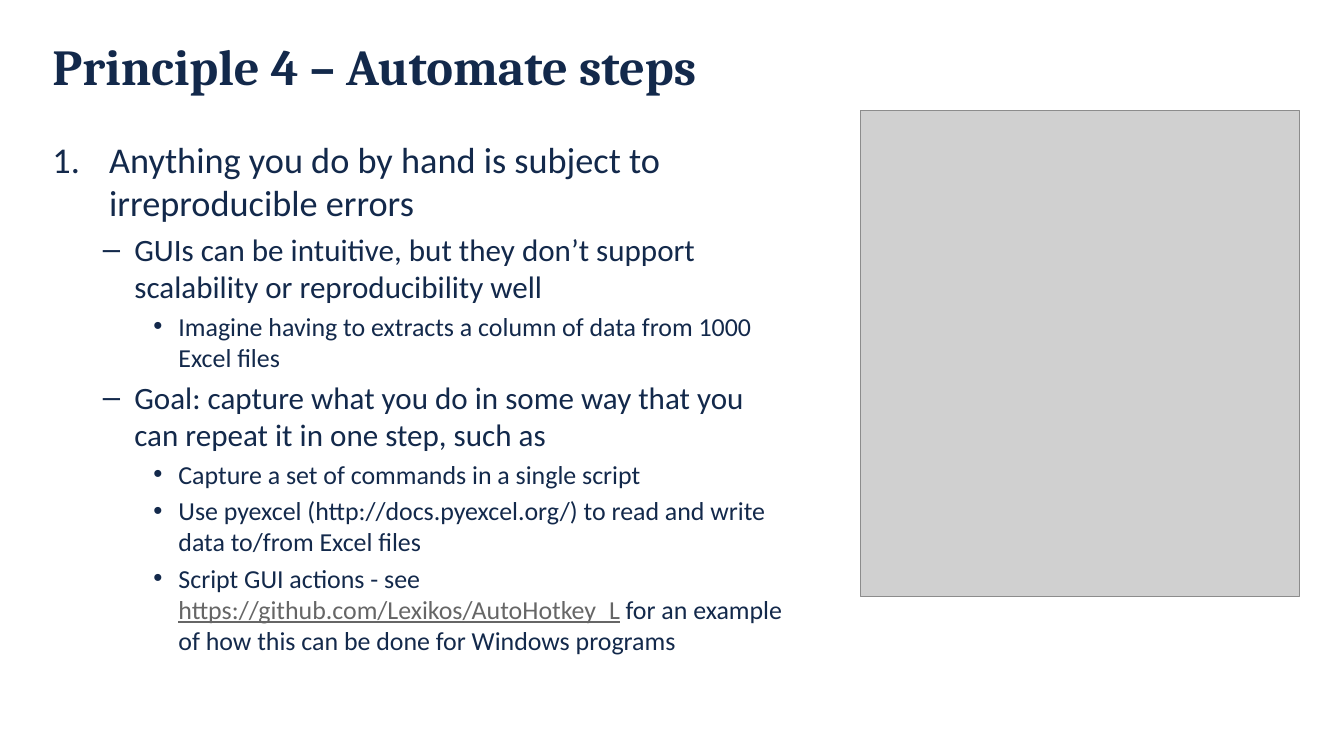
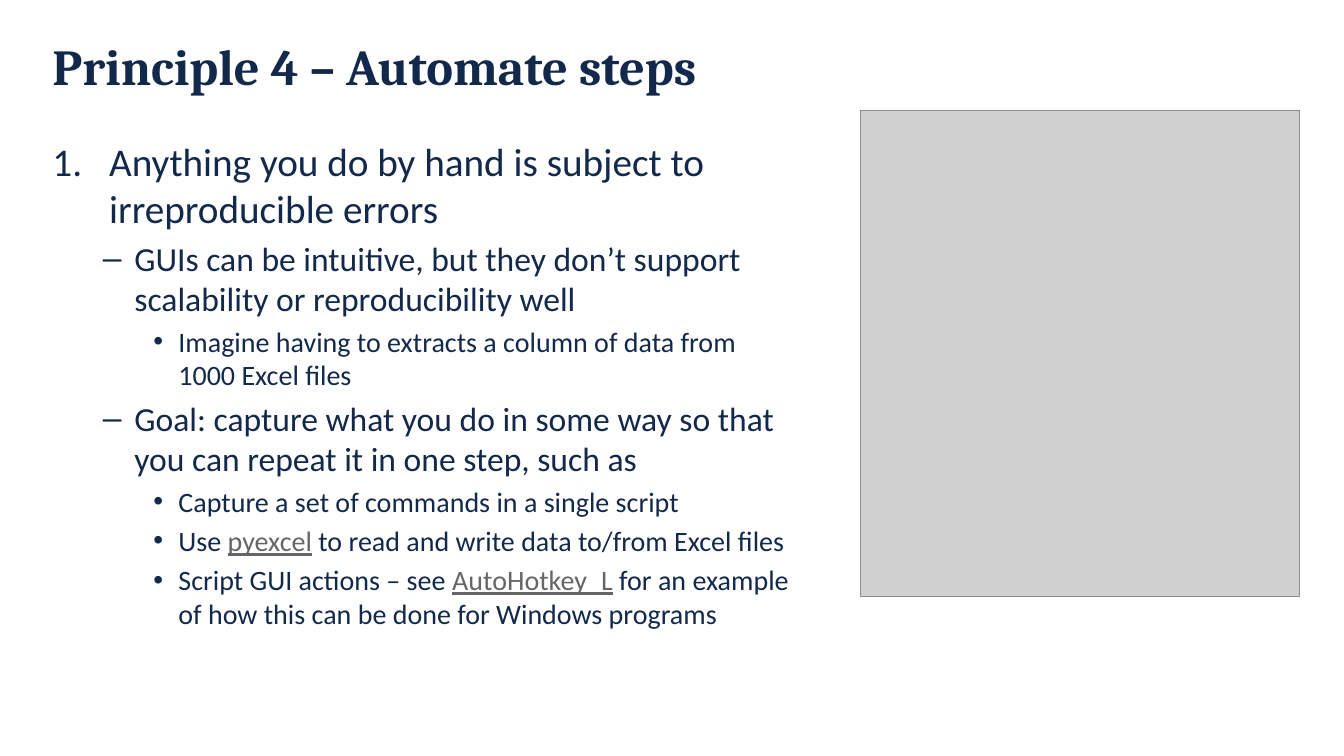
Before and after one commit to danielskatz/repro-fdtd1d, a slide deck: slide 13 of Computational_Reproducibility.pptx. Drawn at 1344x756 pixels with LibreOffice and Linux fonts; fonts in the diff are those of the drawing; grey boxes stand for pictures; background and template pictures are left out. Boxes give left, top, right and bottom in pixels: in the first picture for what was removed or moved away, otherwise in the second. Text is boxed around its words. In the diff, an @@ line names an element or a change of style, - is before the commit and + after.

```diff
--- a/Computational_Reproducibility.pptx
+++ b/Computational_Reproducibility.pptx
@@ text at box(109, 148, 741, 517): size 25.9 to 28 pt in "Anything you do by hand is subject ..."; size 22.2 to 24 pt in "GUIs can be intuitive, but they don’t ..."; size 18.5 to 20 pt in "Imagine having to extracts a column of ...", "Capture a set of commands in a ..." @@
@@ text at box(134, 407, 774, 477): text changed; size 22.2 to 24 pt @@
-  – Goal: capture what you do in some way that you can repeat it in one step, such as
+  – Goal: capture what you do in some way so that you can repeat it in one step, such as
@@ text at box(178, 531, 789, 629): text changed; size 18.5 to 20 pt @@
-    • Use pyexcel (http://docs.pyexcel.org/) to read and write data to/from Excel files
-    • Script GUI actions - see https://github.com/Lexikos/AutoHotkey_L for an example of how this can be done for Windows programs
+    • Use pyexcel to read and write data to/from Excel files
+    • Script GUI actions – see AutoHotkey_L for an example of how this can be done for Windows programs
```
Also in this commit, not shown: 22 other slides changed.
